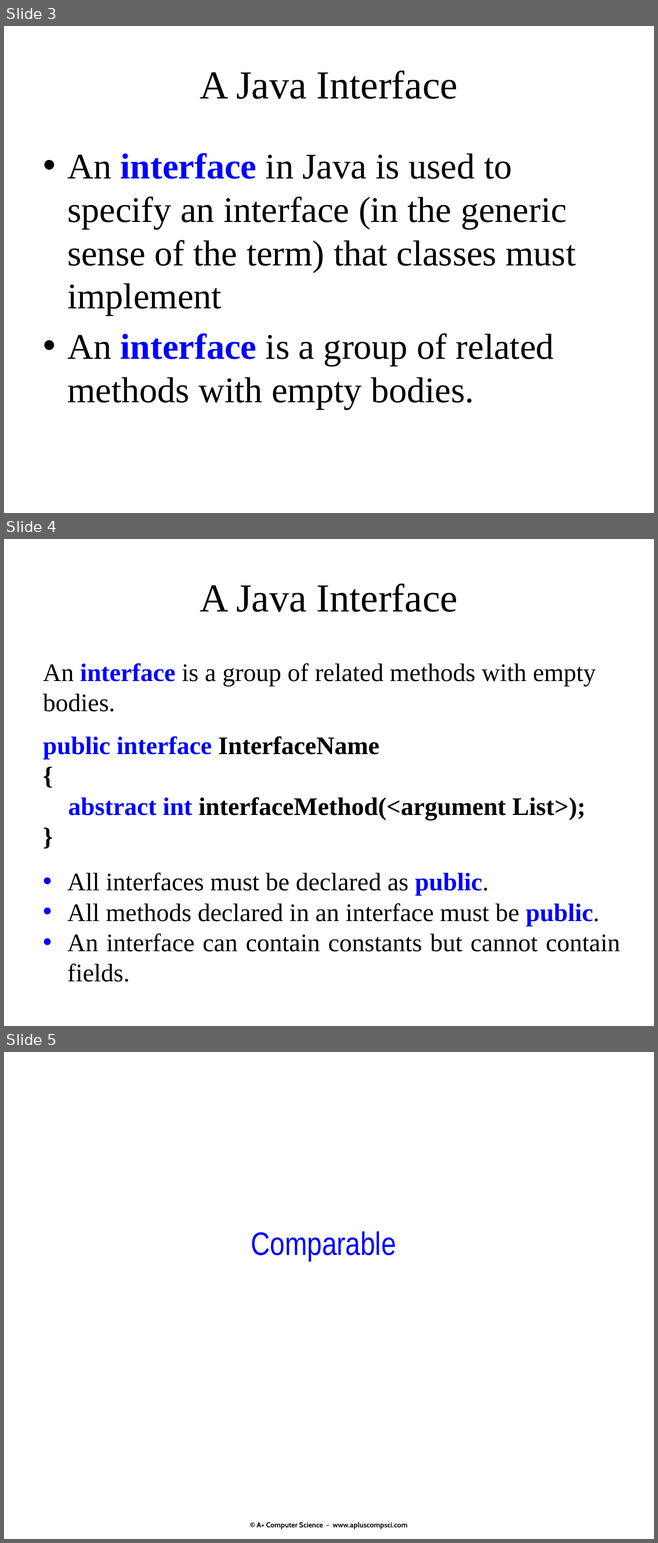
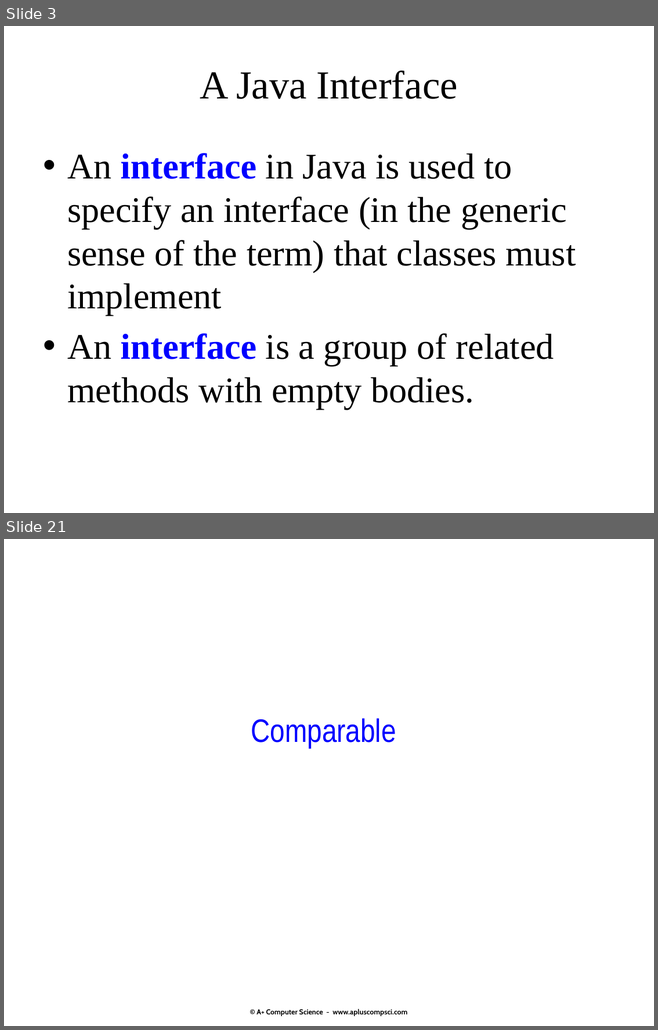
Before and after one commit to Cy-FairCS/cs3, a slide deck: u04a_interfaces/notes/_interfaces notes.pptx. Shown one above the other, each under a label of ours: slides 3, 4 and 5 before the commit, slides 3 and 21 after it; the slides between them are not shown. The pictures are 658x1543 and 658x1030 pixels, drawn with LibreOffice and Linux fonts; fonts in the diff are those of the drawing. Boxes give left, top, right and bottom in pixels: in the first picture for what was removed or moved away, otherwise in the second. Text is boxed around its words. In the diff, an @@ line names an element or a change of style, - is before the commit and + after.

Commit message:
update 2 interfaces

```diff
--- a/u04a_interfaces/notes/_interfaces notes.pptx
+++ b/u04a_interfaces/notes/_interfaces notes.pptx
@@ slide 4 removed at box(4, 539, 654, 1026), background #FFFFFF @@
@@ title removed at box(199, 584, 458, 612) @@
-A Java Interface
@@ text removed at box(43, 663, 620, 982) @@
-An interface is a group of related methods with empty bodies.
-public interface InterfaceName
-{
-abstract int interfaceMethod(<argument List>);
-}
-• All interfaces must be declared as public.
-• All methods declared in an interface must be public.
-• An interface can contain constants but cannot contain fields.
@@ what was slide 5 is now slide 21 @@
```
Also in this commit, not shown: 16 slides changed, 3 slides added.
